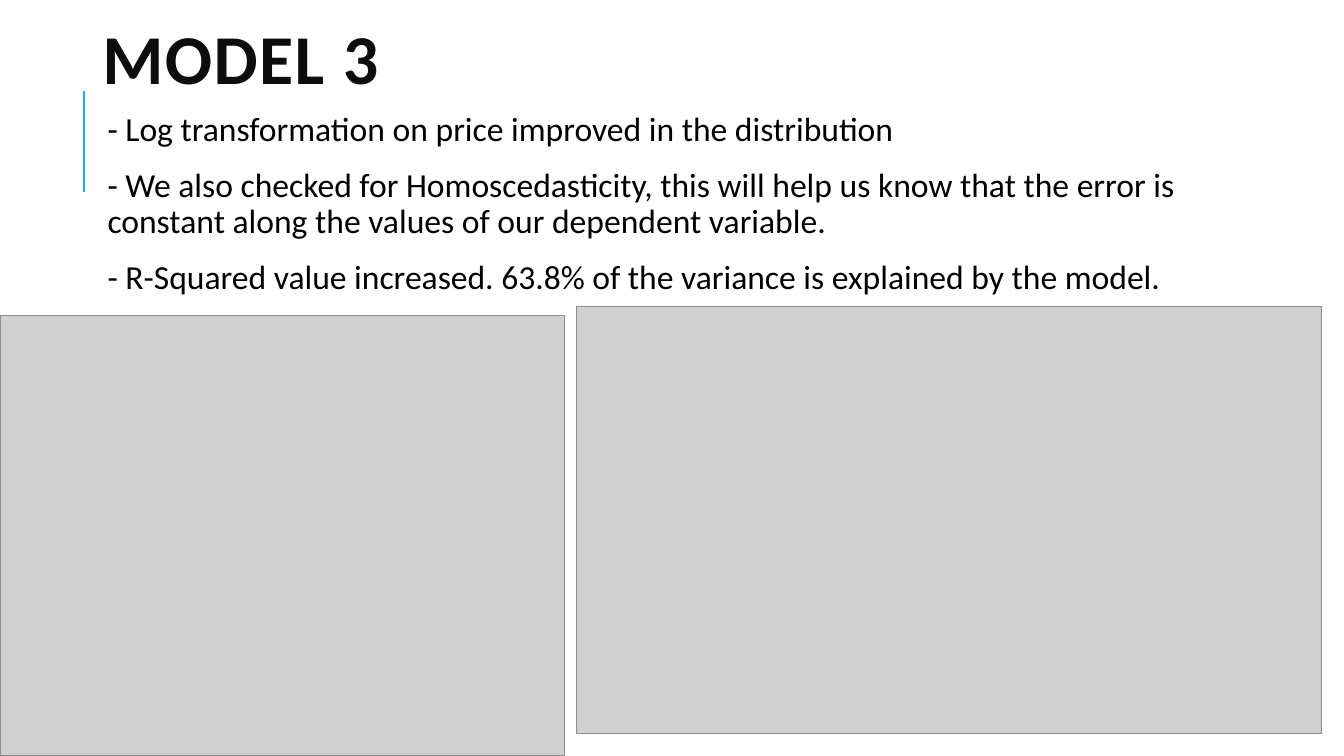
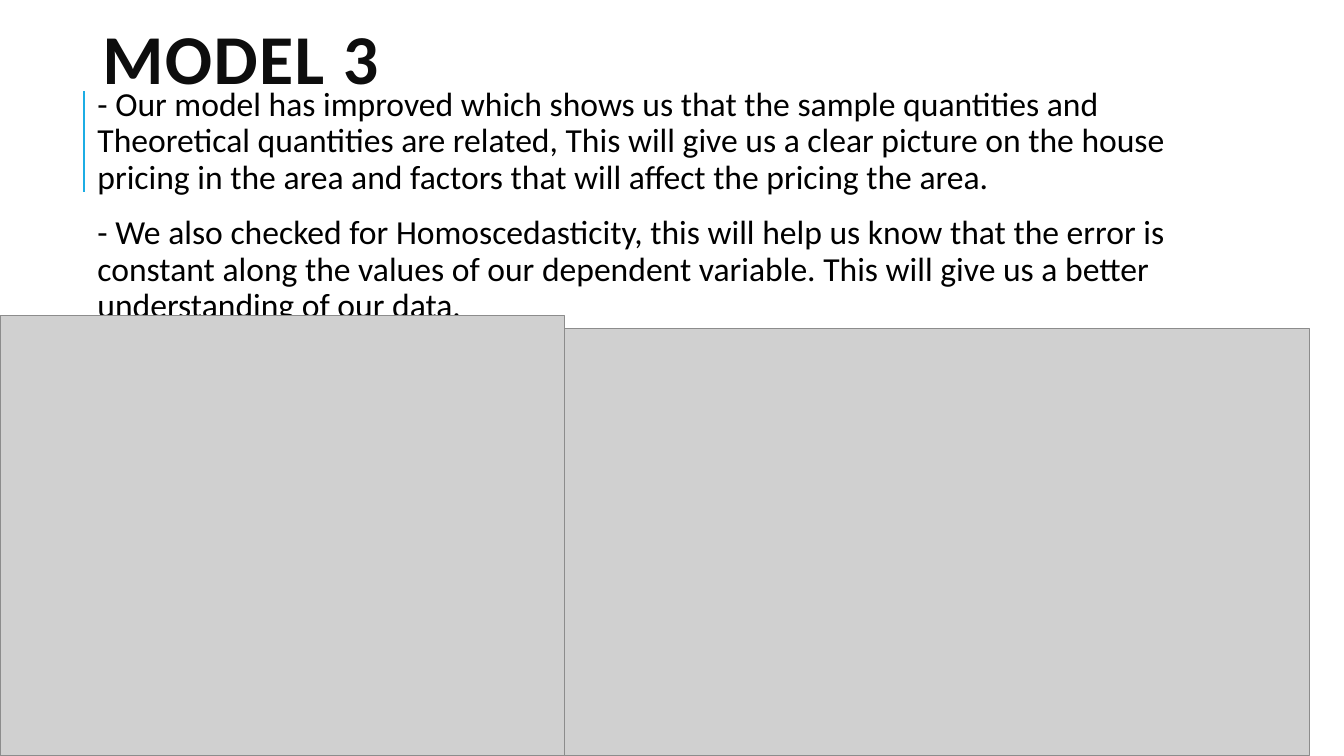
Before and after one commit to Coderunner98/Phase-2-project, a slide deck: slide 7 of House Pricing Analysis ppt.pptx. Drawn at 1344x756 pixels with LibreOffice and Linux fonts; fonts in the diff are those of the drawing; grey boxes stand for pictures. Boxes give left, top, right and bottom in pixels: in the first picture for what was removed or moved away, otherwise in the second. Text is boxed around its words. In the diff, an @@ line names an element or a change of style, - is before the commit and + after.

```diff
--- a/House Pricing Analysis ppt.pptx
+++ b/House Pricing Analysis ppt.pptx
@@ text at [97, 92, 1165, 325]: text changed @@
-  - Log transformation on price improved in the distribution
-  - We also checked for Homoscedasticity, this will help us know that the error is constant along the values of our dependent variable.
-  - R-Squared value increased. 63.8% of the variance is explained by the model.
-  model.
+- Our model has improved which shows us that the sample quantities and Theoretical quantities are related, This will give us a clear picture on the house pricing in the area and factors that will affect the pricing the area.
+- We also checked for Homoscedasticity, this will help us know that the error is constant along the values of our dependent variable. This will give us a better understanding of our data.
@@ picture: place and size @@
-picture at [577, 307, 1322, 734]
+picture at [566, 329, 1311, 756]
```
Also in this commit, not shown: 5 other slides changed, 2 slides added, 1 slide removed.
